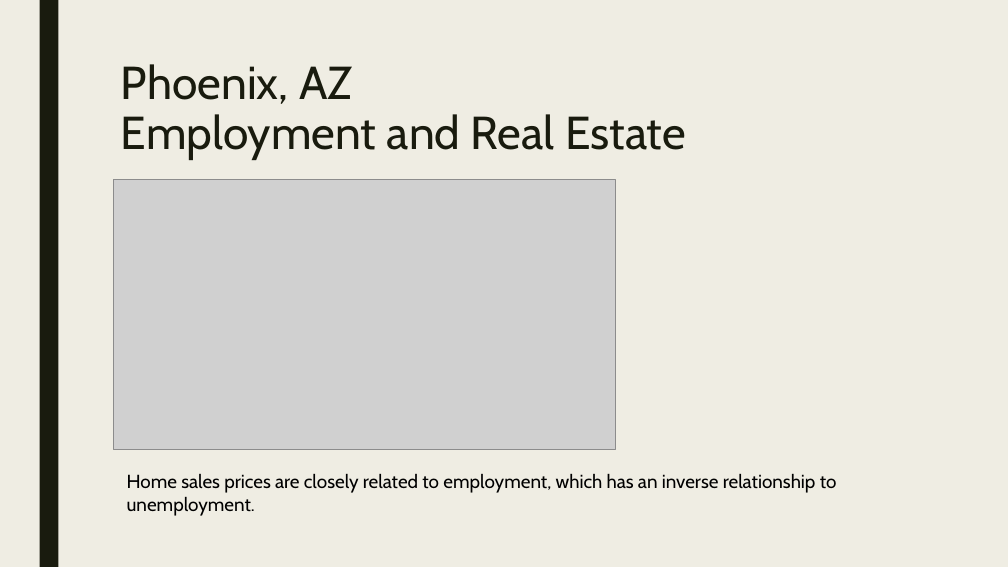
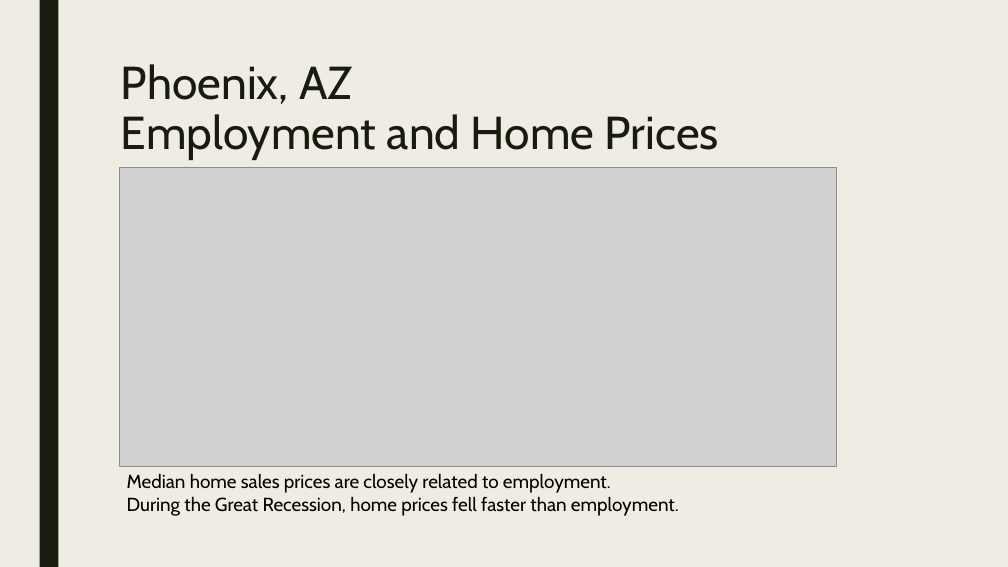
Before and after one commit to janinewhite/Proletariats, a slide deck: slide 8 of Presentation/Analysis of Phoenix AZ Real Estate Trends.pptx. Drawn at 1008x567 pixels with LibreOffice and Linux fonts; fonts in the diff are those of the drawing; grey boxes stand for pictures. Boxes give left, top, right and bottom in pixels: in the first picture for what was removed or moved away, otherwise in the second. Text is boxed around its words. In the diff, an @@ line names an element or a change of style, - is before the commit and + after.

```diff
--- a/Presentation/Analysis of Phoenix AZ Real Estate Trends.pptx
+++ b/Presentation/Analysis of Phoenix AZ Real Estate Trends.pptx
@@ title at (121,64,719,160): text changed @@
-Phoenix, AZ
-Employment and Real Estate
+Phoenix, AZ
+Employment and Home Prices
@@ picture: place and size @@
-picture at (113,180,616,450)
+picture at (119,168,836,467)
@@ text at (127,473,679,516): text changed @@
-Home sales prices are closely related to employment, which has an inverse relationship to unemployment.
+Median home sales prices are closely related to employment.
+During the Great Recession, home prices fell faster than employment.
```
Also in this commit, not shown: 1 other slide changed.
